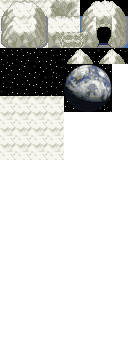
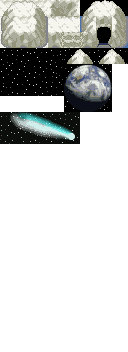
Layer changes from the first 128×352 image to the second:
painted on "middle" over [0, 96, 80, 160]
painted on "bottom" over [0, 96, 80, 160]
